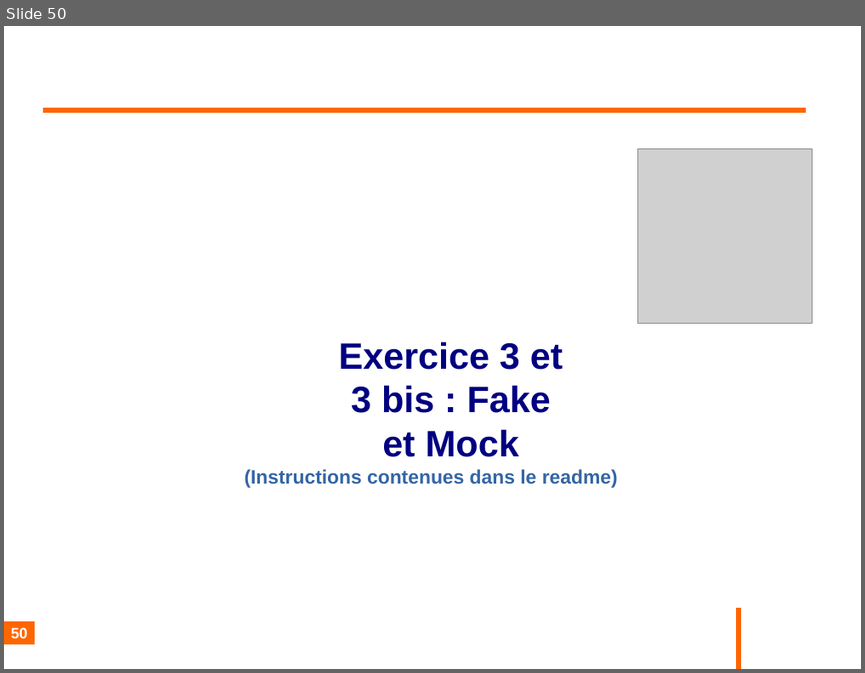
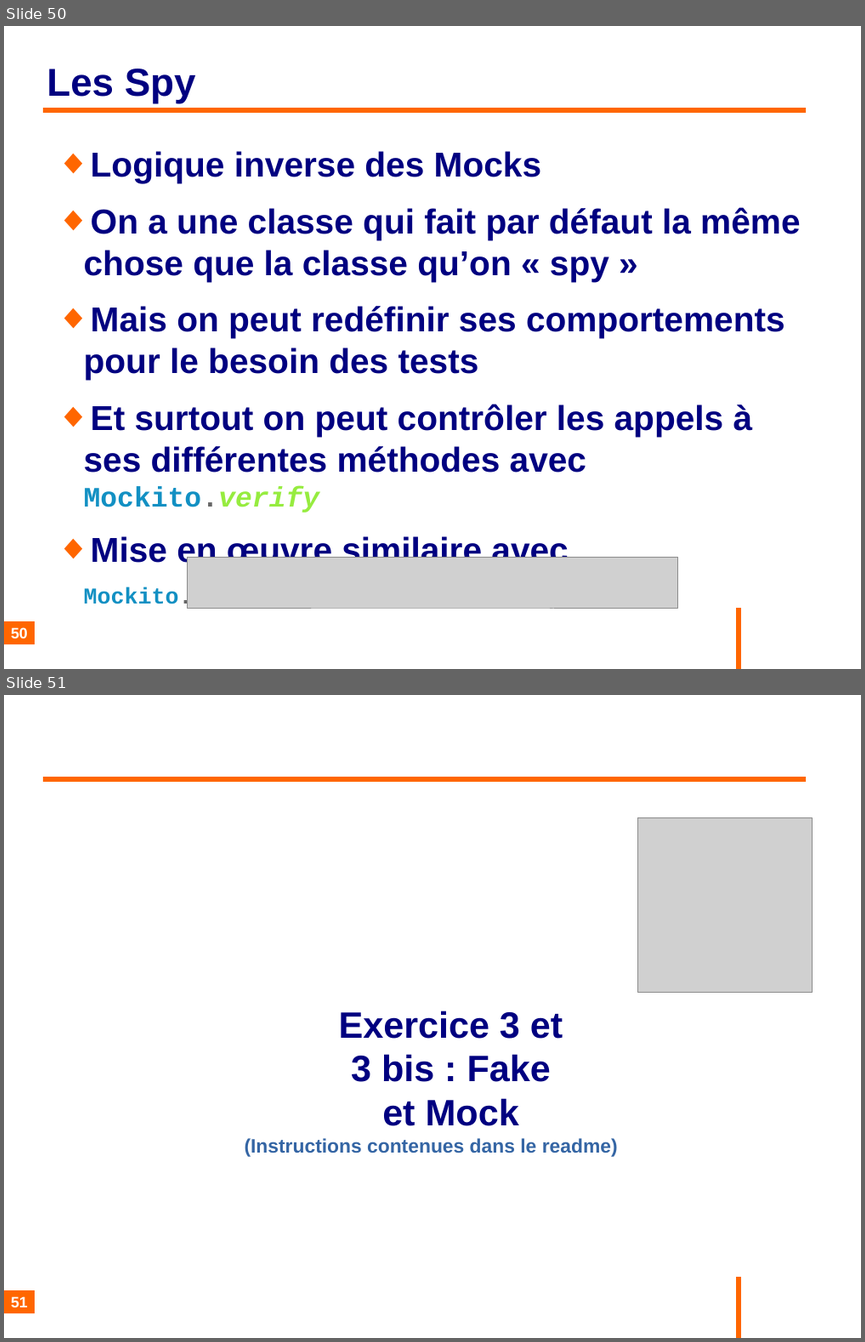
Before and after one commit to philphils/tests-unitaires-et-moins-unitaires, a slide deck: tests-unitaires-cours/nouveauDiapo/diapo_tests_unitaires.odp. Shown one above the other, each under a label of ours: slide 50 before the commit, slides 50 and 51 after it. The pictures are 865x673 and 865x1342 pixels, drawn with LibreOffice and Linux fonts; fonts in the diff are those of the drawing; grey boxes stand for pictures; background and template pictures are left out. Boxes give left, top, right and bottom in pixels: in the first picture for what was removed or moved away, otherwise in the second. Text is boxed around its words. In the diff, an @@ line names an element or a change of style, - is before the commit and + after.

Commit message:
Diapo sur les spy

```diff
--- a/tests-unitaires-cours/nouveauDiapo/diapo_tests_unitaires.odp
+++ b/tests-unitaires-cours/nouveauDiapo/diapo_tests_unitaires.odp
@@ slide 50 added at bbox=[4, 26, 861, 669], background #FFFFFF; not listed: 1 template element that a slide beside it also shows @@
@@ title added at bbox=[46, 68, 196, 103], 36 pt, text #000080, bold @@
+Les Spy
@@ line added from (43, 110) to (806, 110), #FF6600 4.54 pt @@
@@ text added at bbox=[84, 151, 800, 568], 32 pt, text #000080, bold @@
+◆ Logique inverse des Mocks
+◆ On a une classe qui fait par défaut la même chose que la classe qu’on « spy »
+◆ Mais on peut redéfinir ses comportements pour le besoin des tests
+◆ Et surtout on peut contrôler les appels à ses différentes méthodes avec Mockito.verify
+◆ Mise en œuvre similaire avec Mockito.spy(InterfaceService.class) ou
@@ picture added at bbox=[187, 557, 677, 607] @@
@@ page number added at bbox=[4, 622, 35, 645], fill #FF6600, 14 pt, text #FFFFFF, bold @@
+50
@@ what was slide 50 is now slide 51 @@
@@ page number at bbox=[11, 1296, 28, 1307]: text changed @@
-50
+51
```
